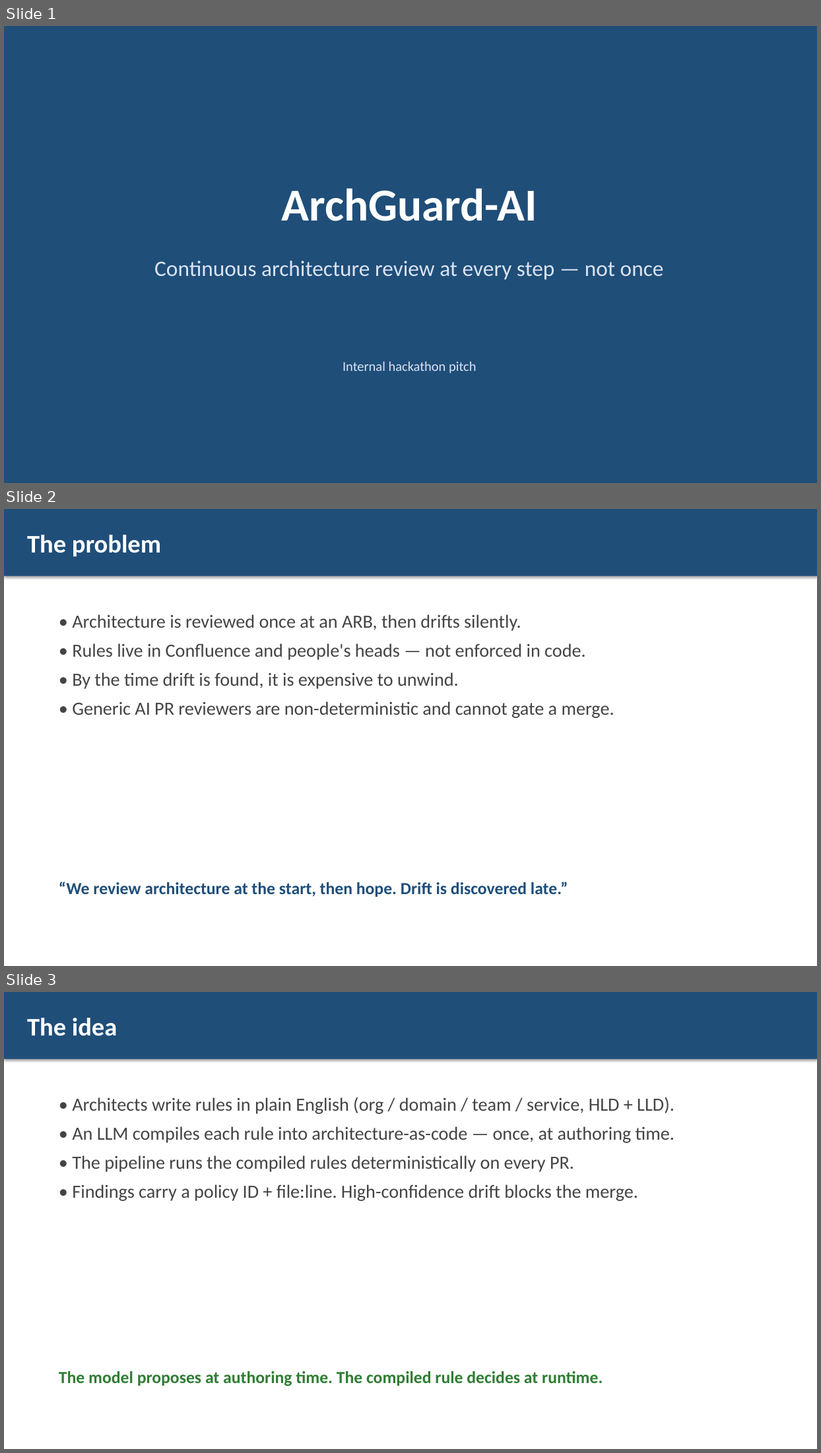
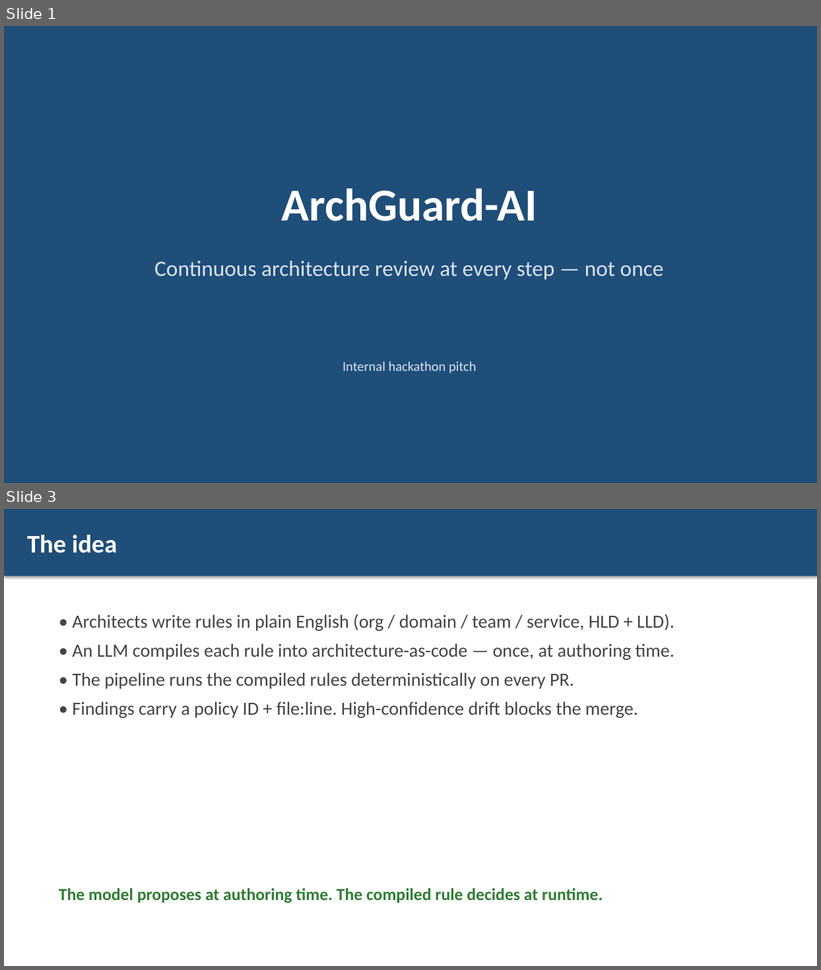
Before and after one commit to Anilinfo2015/ArchGuard-Agent, a slide deck: pitch/ArchGuard-Pitch.pptx. Shown one above the other, each under a label of ours: slides 1, 2 and 3 before the commit, slides 1 and 3 after it; the slides between them are not shown. The pictures are 821x1453 and 821x970 pixels, drawn with LibreOffice and Linux fonts; fonts in the diff are those of the drawing. Boxes give left, top, right and bottom in pixels: in the first picture for what was removed or moved away, otherwise in the second. Text is boxed around its words. In the diff, an @@ line names an element or a change of style, - is before the commit and + after.

Commit message:
Strengthen problem statement across README and pitch deck

```diff
--- a/pitch/ArchGuard-Pitch.pptx
+++ b/pitch/ArchGuard-Pitch.pptx
@@ slide 2 removed at box(4, 509, 817, 966), background #FFFFFF @@
@@ rectangle removed at box(4, 509, 817, 576) @@
-The problem
@@ text removed at box(72, 615, 614, 718) @@
-• Architecture is reviewed once at an ARB, then drifts silently.
-• Rules live in Confluence and people's heads — not enforced in code.
-• By the time drift is found, it is expensive to unwind.
-• Generic AI PR reviewers are non-deterministic and cannot gate a merge.
@@ text removed at box(59, 882, 568, 897) @@
-“We review architecture at the start, then hope. Drift is discovered late.”
```
Also in this commit, not shown: 1 slide added, 3 other files.
